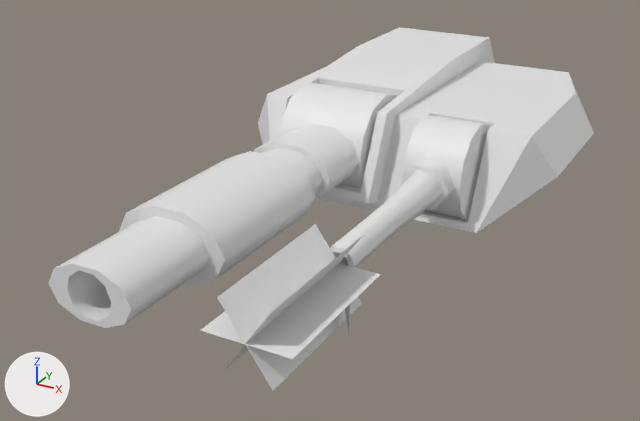
A saved change to the glTF model docs/base/@vl2/shapes.vl2/shapes/turret_assaulttank_mortar.glb.
The view is the same before and after, from a 50 mm camera at (3.11, -7.69, 3.19) aimed at (-0.34, -1.42, 0.06). Lighting does not change. The marker at lower left points along +X, +Y and +Z. The first picture is the older version.

Objects in the first picture: 'Base', 'MuzzleFlashDiagLeft_', 'MuzzleFlashDiagRight_', 'MuzzleFlashFront_', 'MuzzleFlashHorizontal_', 'chaingunBarrel', 'chaingunCollar', 'chaingunCyl', 'mortarBarrel', 'mortarCollarA', 'mortarCollarB', 'mortarCyl'.
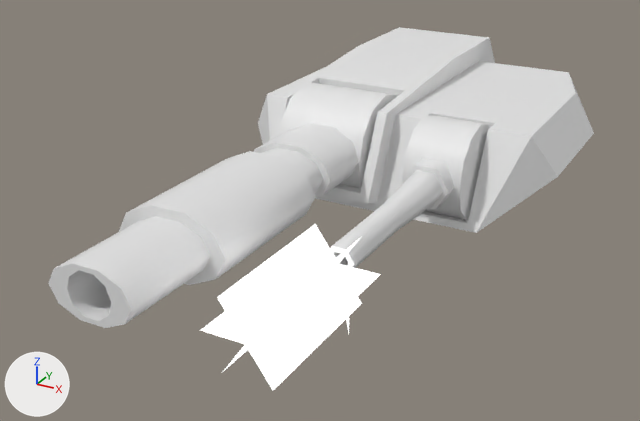
Boxes [x1, y1, x2, y2] around the edits, measured in the pictures (640 x 421 px):
```json
{"object": "MuzzleFlashDiagRight_", "change": "surface changed", "before": [217, 224, 362, 390], "after": [217, 224, 362, 390], "on screen": "lighter"}
{"object": "MuzzleFlashHorizontal_", "change": "surface changed", "before": [200, 264, 381, 359], "after": [200, 264, 381, 359], "on screen": "lighter"}
{"object": "MuzzleFlashDiagLeft_", "change": "surface changed", "before": [224, 236, 362, 371], "after": [224, 236, 362, 371]}
{"object": "MuzzleFlashFront_", "change": "surface changed", "before": [345, 304, 350, 334], "after": [345, 304, 350, 334]}
```

The change, as JSON lines over the scene's bpy script:
```json
{"op": "add", "block": "mat_chg_smzl", "code": "mat_chg_smzl.emission_strength = 1.0"}
{"op": "add", "block": "mat_chg_fmzl", "code": "mat_chg_fmzl.emission_strength = 1.0"}
```
